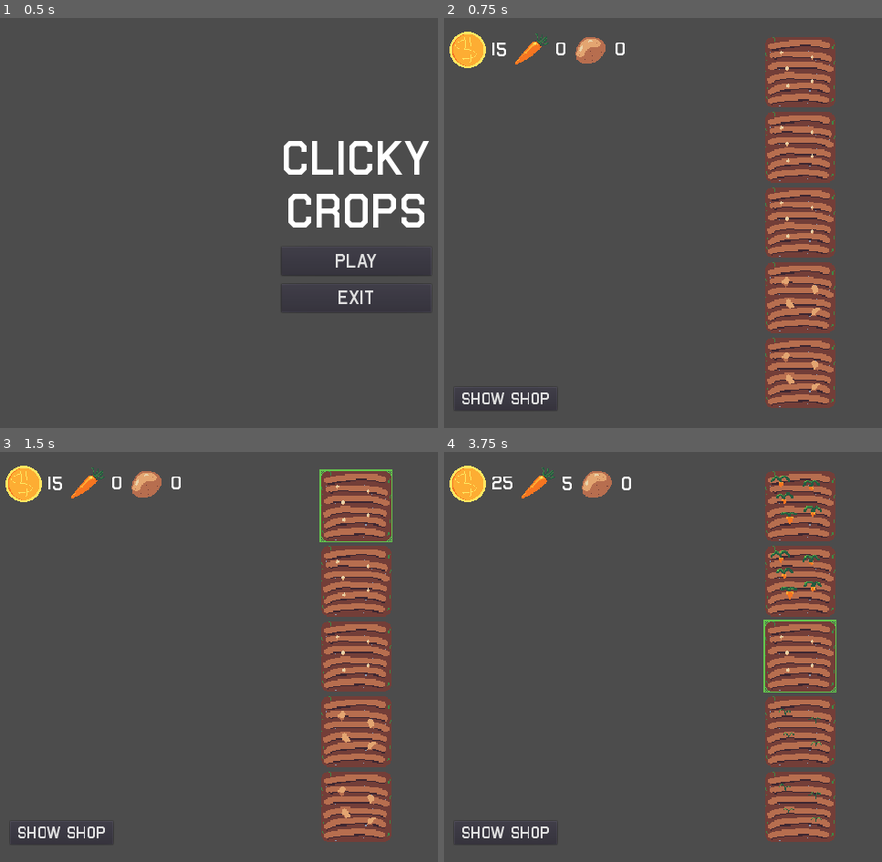
Above: before the commit, frames 1-4 (two rows, left to right).
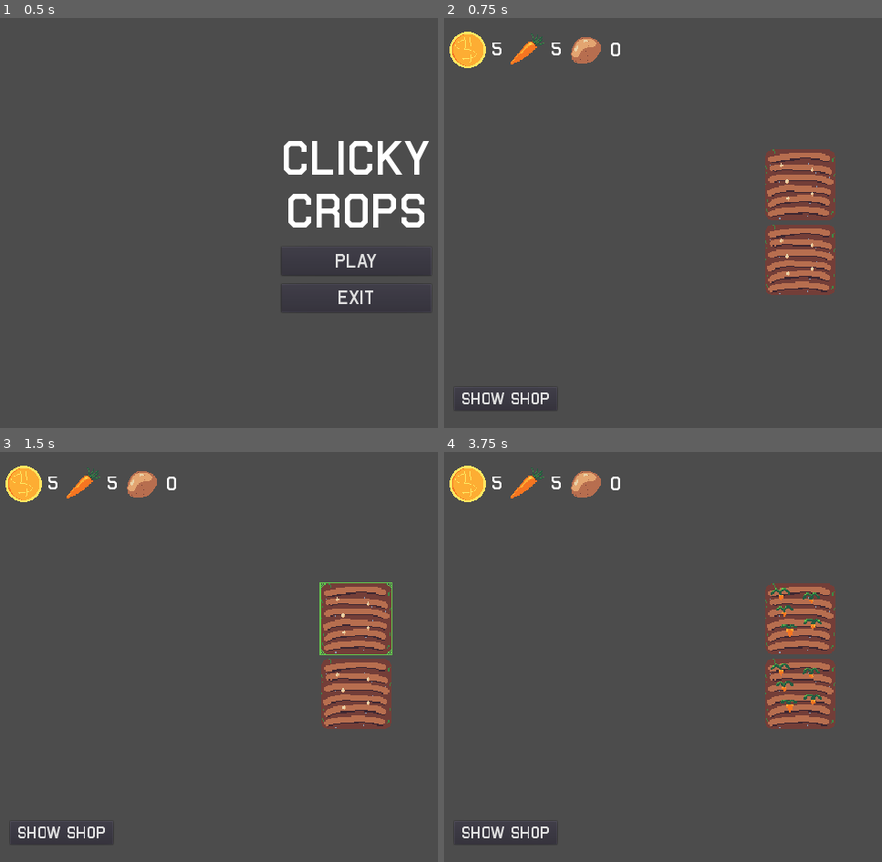
Above: after the commit, the same moments.

Repository: Dr-Diabolical/ClickyCrops
Game: Godot game, scene res://Scenes/MainMenu.tscn
The game is run twice, just before and just after one commit, with the same random seed, the same clock (stepped at 60 frames per second) and the same inputs.
Inputs (mouse positions are in pixels of both pictures, inside the frame that each line leads up to; where the layout moved, square brackets give the same spot in the first picture):
- Up to frame 1 (0.5 s): no input
- Up to frame 2 (0.75 s): click "PLAY" at 0.5 s
- Up to frame 3 (1.5 s): click (354, 620) [354, 505] at 1.25 s
- Up to frame 4 (3.75 s): click (798, 583) at 2.02 s; click (798, 693) at 2.77 s; click (798, 657) at 3.52 s

Frame 1 is identical in both runs. In frame 2, 14% of the frame differs, in the area x 11-90%, y 3-96%; in frame 3, 14%; in frame 4, 14%.

Commit message:
Added resource saving and loading
Resources are now loaded at play and saved at exit

Diff:
--- a/Data/save.json
+++ b/Data/save.json
@@ -1 +1 @@
-{"plots":[{"plot_crop_name":"Carrots"},{"plot_crop_name":"Carrots"},{"plot_crop_name":"Carrots"},{"plot_crop_name":"Potatoes"},{"plot_crop_name":"Potatoes"}]}
+{"plots":[{"plot_crop_name":"Carrots"},{"plot_crop_name":"Carrots"}],"resources":{"Carrots":5,"Coins":5,"Potatoes":0}}
--- a/Scripts/Farm.gd
+++ b/Scripts/Farm.gd
@@ -1,7 +1,4 @@
 extends Node
-
-var initial_plot_amount = 1 # Initial amount of plots
-var plots = [] # Array of plot instances
 
 # Crop data, used to store and access the data on each crop
 var crop_names = []
@@ -17,6 +14,7 @@
 	"Potatoes": 0
 }
 
+var plots = [] # Array of plot instances
 # References for handling plot instances
 onready var plot = load("res://Scenes/Plot.tscn") # Preloads plot instance
 onready var plot_node = $PlotDisplay/Center/Plots # Plots parent node
@@ -30,14 +28,15 @@
 onready var shop = $ShopDisplay/Shop
 onready var button_shop = $ShopButton
 
-# On ready, Creates initial plots
+# On ready, load plots and resources
 func _ready():
 	get_crop_data()
-	load_save_plots()
+	load_plots()
+	load_resources()
 	update_resource_display()
 
 # Instantiates the inital amount of plots into the plots array
-func load_save_plots():
+func load_plots():
 	var plot_data = get_save_data()
 	for i in plot_data.plots.size():
 		var index = crop_names.find(plot_data.plots[i].plot_crop_name, 0)
@@ -49,6 +48,12 @@
 						   crop_grown_stages[index],
 						   crop_stage_lengths[index])
 	update_columns()
+
+func load_resources():
+	var resource_data = get_save_data()
+	resources["Coins"] = resource_data.resources.Coins
+	resources["Carrots"] = resource_data.resources.Carrots
+	resources["Potatoes"] = resource_data.resources.Potatoes
 
 # Adds plot instances to the plots array
 func add_plot(crop_index):
@@ -132,11 +137,14 @@
 
 func save_data():
 	var data = get_save_data()
+	data.resources.Coins = resources.get("Coins")
+	data.resources.Carrots = resources.get("Carrots")
+	data.resources.Potatoes = resources.get("Potatoes")
 	data.plots.clear()
+	for i in plots.size():
+		data.plots.append({"plot_crop_name": plots[i].crop_name})
+
 	var file = File.new()
 	file.open("res://Data/save.json", file.WRITE)
-	for i in plots.size():
-		var new_data = {"plot_crop_name": plots[i].crop_name}
-		data.plots.append(new_data)
 	file.store_line(to_json(data))
 	file.close()
